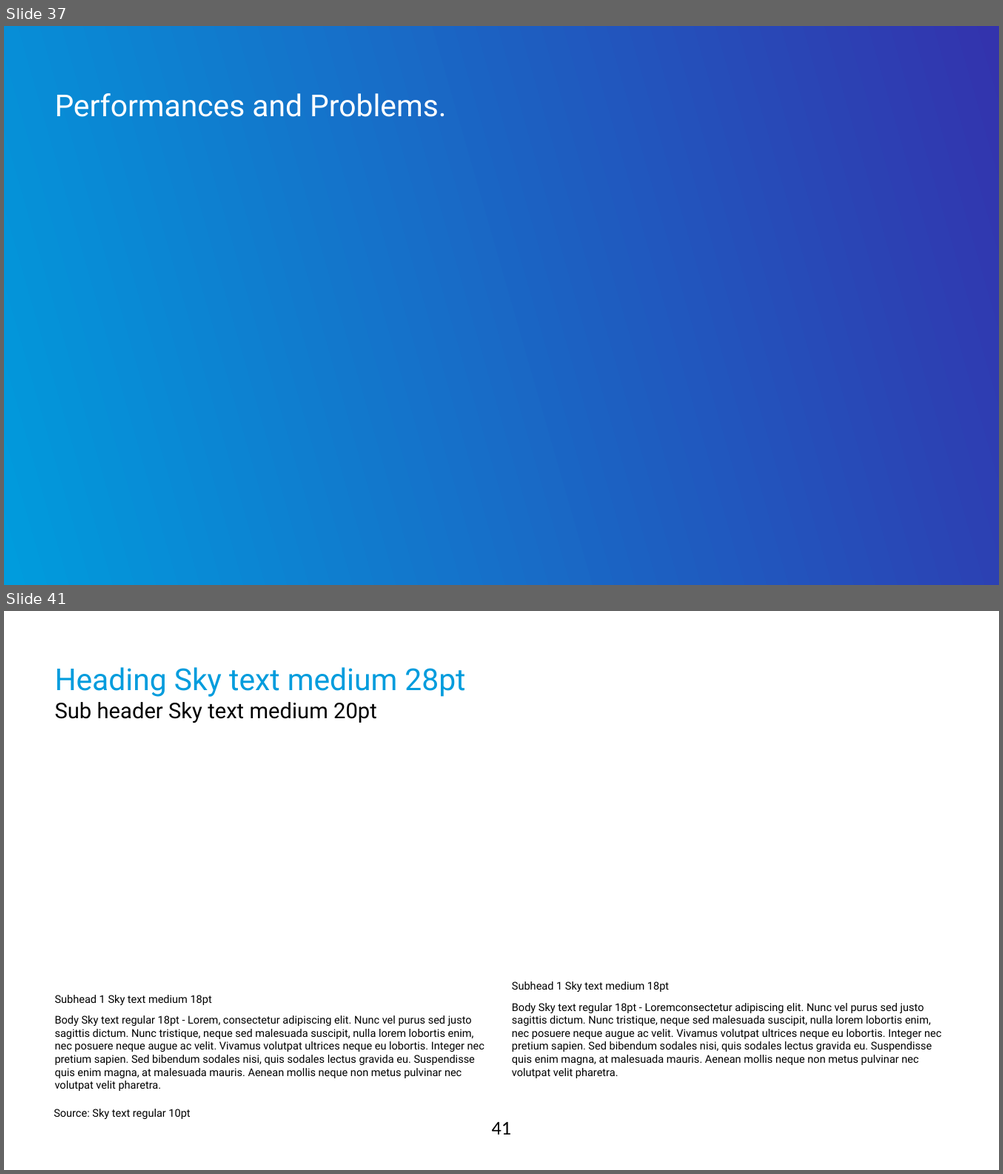
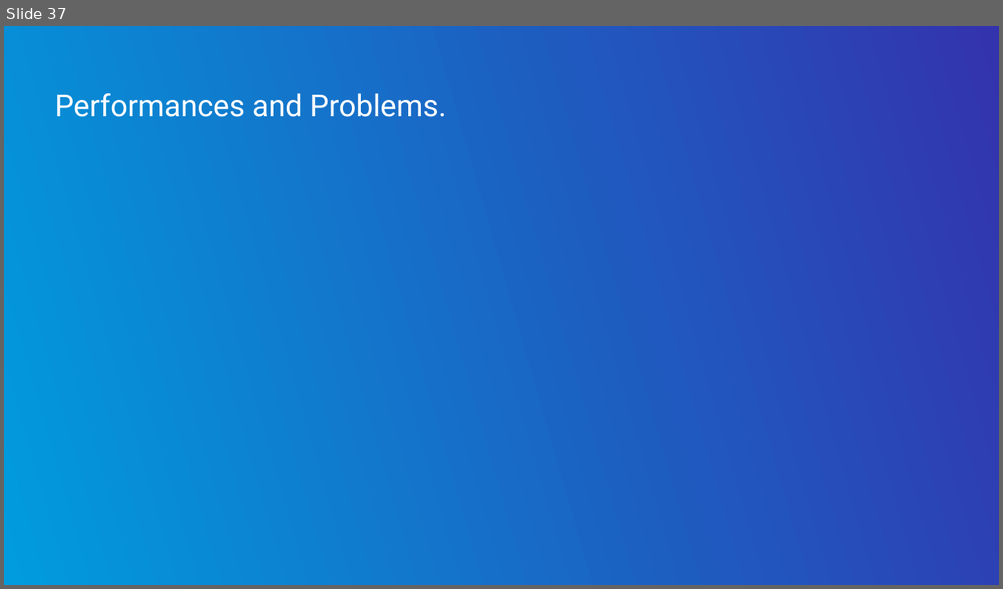
Before and after one commit to qqupp/continuations-playground, a slide deck: docs/diy-continuations.pptx. Shown one above the other, each under a label of ours: slides 37 and 41 before the commit, slide 37 after it; the slides between them are not shown. The pictures are 1003x1174 and 1003x589 pixels, drawn with LibreOffice and Linux fonts; fonts in the diff are those of the drawing; background and template pictures are left out. Boxes give left, top, right and bottom in pixels: in the first picture for what was removed or moved away, otherwise in the second. Text is boxed around its words. In the diff, an @@ line names an element or a change of style, - is before the commit and + after.

```diff
--- a/docs/diy-continuations.pptx
+++ b/docs/diy-continuations.pptx
@@ slide 41 removed at (4,611,999,1170), background #FFFFFF @@
@@ title removed at (55,667,465,723) @@
-Heading Sky text medium 28pt
-Sub header Sky text medium 20pt
@@ text removed at (512,982,941,1079) @@
-Subhead 1 Sky text medium 18pt
-Body Sky text regular 18pt - Loremconsectetur adipiscing elit. Nunc vel purus sed justo sagittis dictum. Nunc tristique, neque sed malesuada suscipit, nulla lorem lobortis enim, nec posuere neque augue ac velit. Vivamus volutpat ultrices neque eu lobortis. Integer nec pretium sapien. Sed bibendum sodales nisi, quis sodales lectus gravida eu. Suspendisse quis enim magna, at malesuada mauris. Aenean mollis neque non metus pulvinar nec volutpat velit pharetra.
@@ text removed at (55,995,484,1091) @@
-Subhead 1 Sky text medium 18pt
-Body Sky text regular 18pt - Lorem, consectetur adipiscing elit. Nunc vel purus sed justo sagittis dictum. Nunc tristique, neque sed malesuada suscipit, nulla lorem lobortis enim, nec posuere neque augue ac velit. Vivamus volutpat ultrices neque eu lobortis. Integer nec pretium sapien. Sed bibendum sodales nisi, quis sodales lectus gravida eu. Suspendisse quis enim magna, at malesuada mauris. Aenean mollis neque non metus pulvinar nec volutpat velit pharetra.
@@ text removed at (54,1109,190,1119) @@
-Source: Sky text regular 10pt
@@ page number removed at (492,1122,512,1135) @@
-41
```
Also in this commit, not shown: 1 slide changed, 5 slides added, 2 other slides removed, 2 other files.
